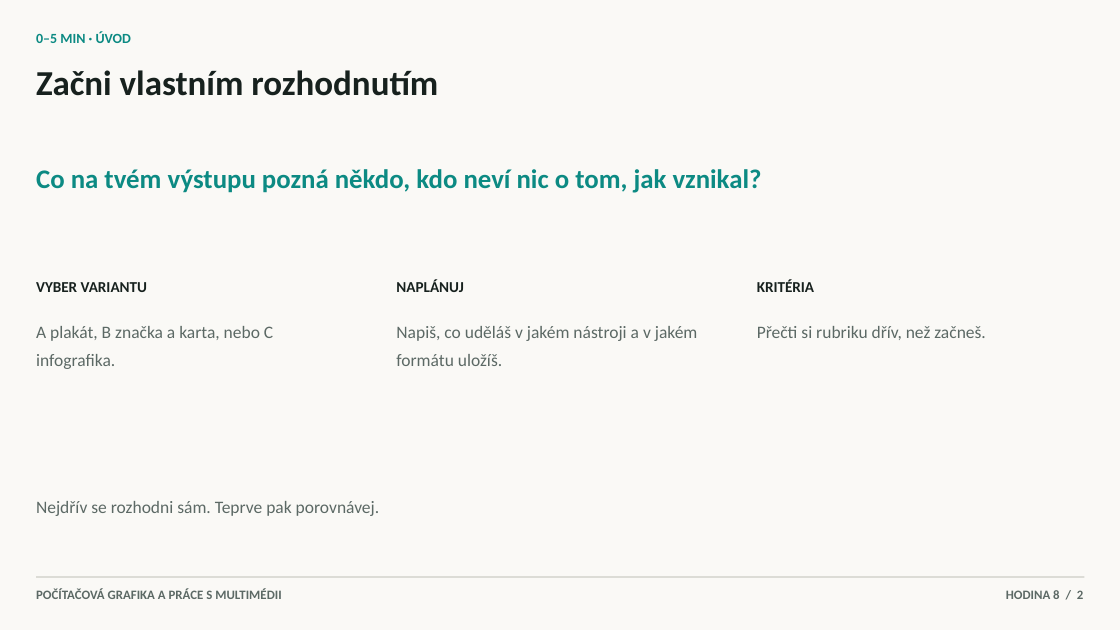
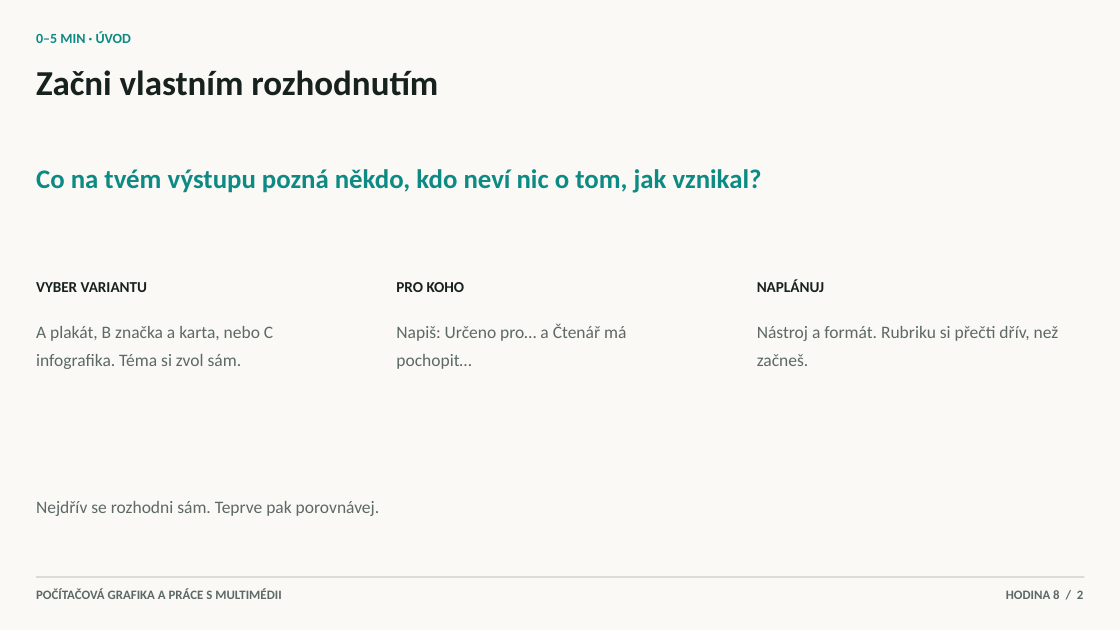
Before and after one commit to hlaska18/karel_hlas-web, a slide deck: slide 2 of public/materialy/1L/6/Prezentace k hodinám/8. Závěrečný výstup a obhajoba.pptx. Drawn at 1120x630 pixels with LibreOffice and Linux fonts; fonts in the diff are those of the drawing. Boxes give left, top, right and bottom in pixels: in the first picture for what was removed or moved away, otherwise in the second. Text is boxed around its words. In the diff, an @@ line names an element or a change of style, - is before the commit and + after.

```diff
--- a/public/materialy/1L/6/Prezentace k hodinám/8. Závěrečný výstup a obhajoba.pptx
+++ b/public/materialy/1L/6/Prezentace k hodinám/8. Závěrečný výstup a obhajoba.pptx
@@ text at <box>396,282,465,292</box>: text changed @@
-NAPLÁNUJ
+PRO KOHO
@@ text at <box>757,279,824,292</box>: text changed @@
-KRITÉRIA
+NAPLÁNUJ
@@ text at <box>36,326,273,369</box>: text changed @@
-A plakát, B značka a karta, nebo C infografika.
+A plakát, B značka a karta, nebo C infografika. Téma si zvol sám.
@@ text at <box>396,324,626,369</box>: text changed @@
-Napiš, co uděláš v jakém nástroji a v jakém formátu uložíš.
+Napiš: Určeno pro… a Čtenář má pochopit…
@@ text at <box>757,326,1059,366</box>: text changed @@
-Přečti si rubriku dřív, než začneš.
+Nástroj a formát. Rubriku si přečti dřív, než začneš.
```
Also in this commit, not shown: 5 other slides changed, 13 other files.
